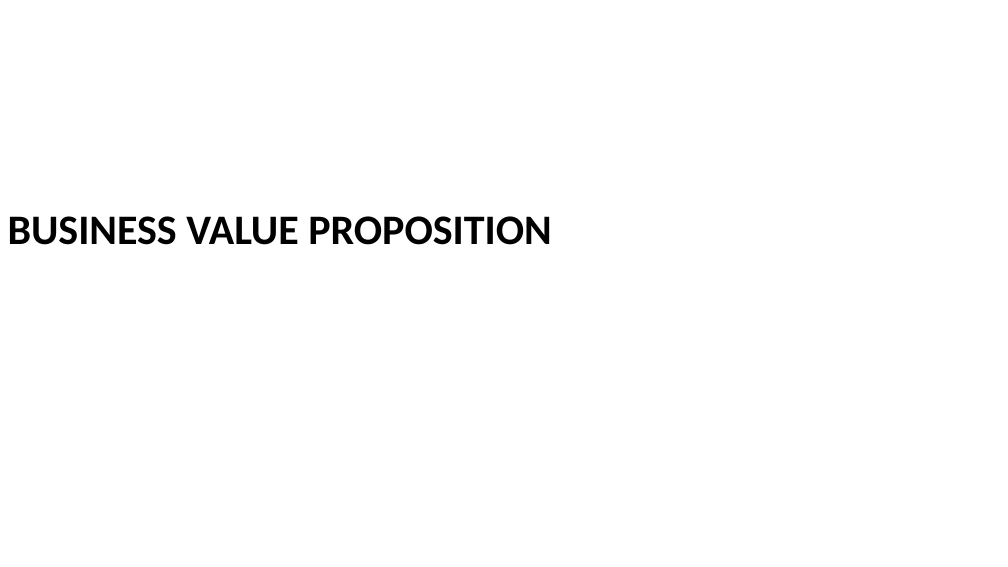
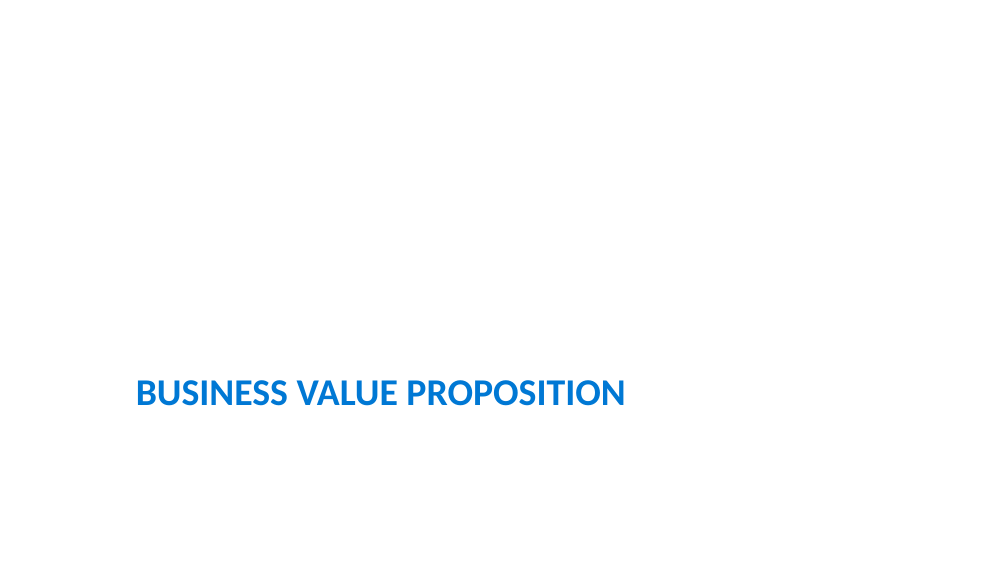
Before and after one commit to aktsmm/azure-ops-dashboard, a slide deck: slide 2 of presentations/AzureOpsDashboard.pptx. Drawn at 1008x567 pixels with LibreOffice and Linux fonts; fonts in the diff are those of the drawing. Boxes give left, top, right and bottom in pixels: in the first picture for what was removed or moved away, otherwise in the second. Text is boxed around its words. In the diff, an @@ line names an element or a change of style, - is before the commit and + after.

Commit message:
docs: PPTX v4 — 28pt font, full info restored, 21 slides with screenshot placeholders

```diff
--- a/presentations/AzureOpsDashboard.pptx
+++ b/presentations/AzureOpsDashboard.pptx
@@ title "BUSINESS VALUE PROPOSITION": place and size @@
-title "BUSINESS VALUE PROPOSITION" at [8,216,551,245]
+title "BUSINESS VALUE PROPOSITION" at [136,380,625,406]
@@ title "BUSINESS VALUE PROPOSITION" at [136,380,625,406]: size 40 to 36 pt, text colour #000000 to #0078D4; alignment left to centre @@
```
Also in this commit, not shown: 10 other slides changed, 10 slides added, 1 other file.
